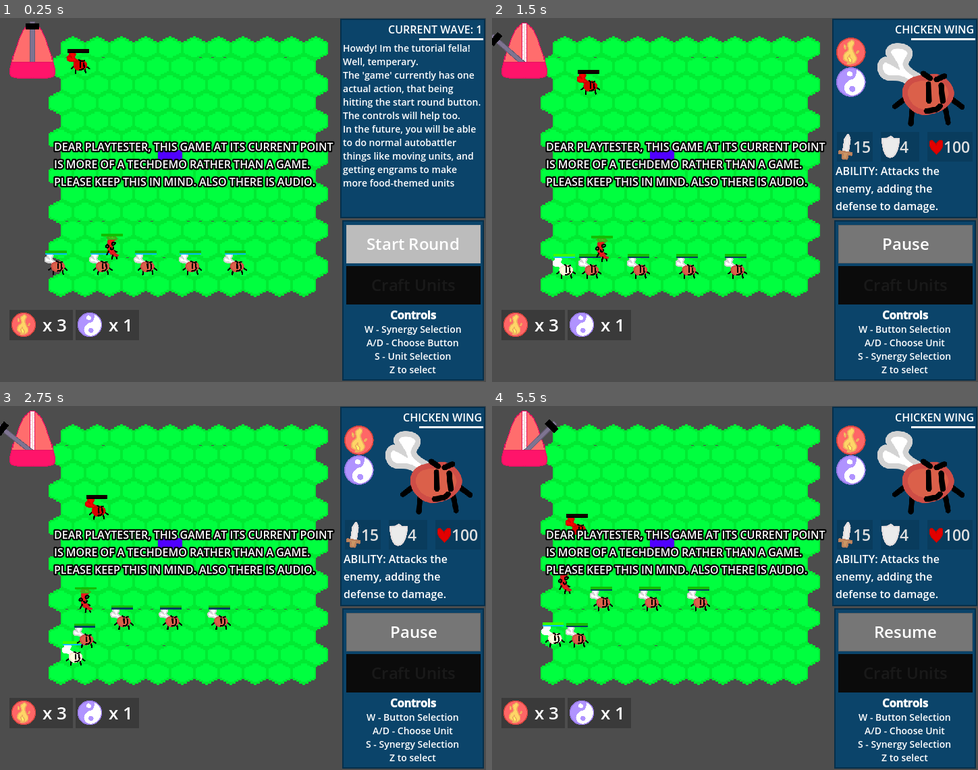
Above: before the commit, frames 1-4 (two rows, left to right).
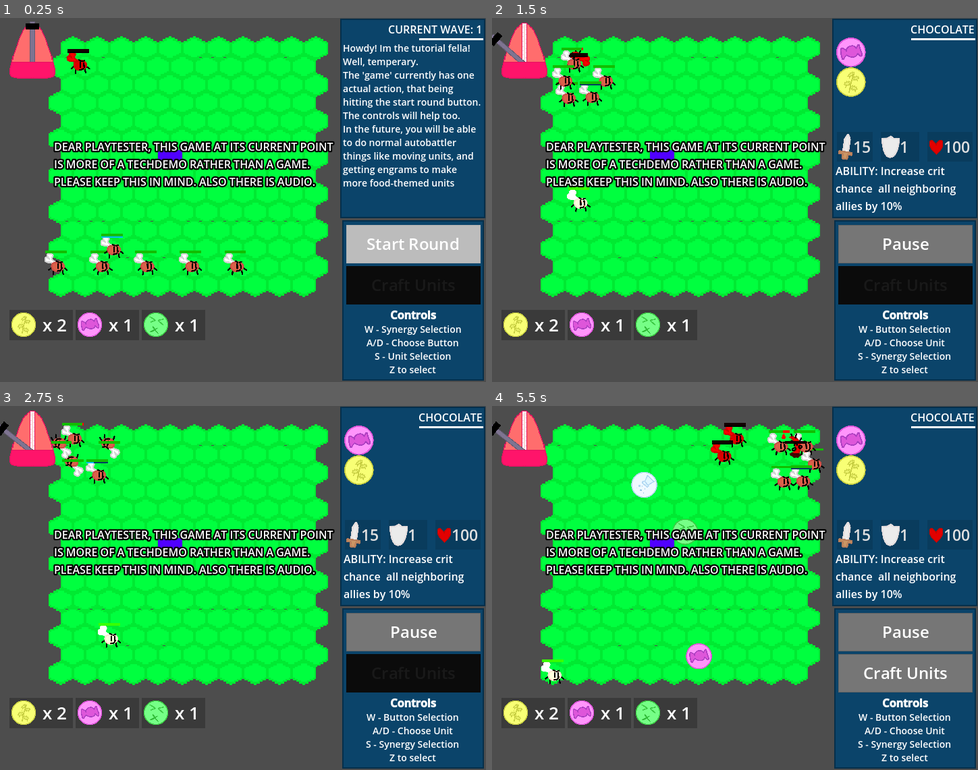
Above: after the commit, the same moments.

Repository: Kaplin86/engrams-of-chaos
Game: Godot game, scene res://main.tscn
The game is run twice, just before and just after one commit, with the same random seed, the same clock (stepped at 60 frames per second) and the same inputs.
Inputs (mouse positions are in pixels of both pictures, inside the frame that each line leads up to):
- Up to frame 1 (0.25 s): no input
- Up to frame 2 (1.5 s): tap Enter at 0.5 s; move the mouse to (841, 181) at 0.52 s; hold Right (ui_right) 0.53-1.28 s; tap Z (confirm) at 0.6, 1.35 s; click (841, 181) at 0.67 s; move the mouse to (637, 218) at 1.27 s; hold Down (ui_down) from 1.28 s (still down)
- Up to frame 3 (2.75 s): move the mouse to (291, 507) at 2.02 s; release Down (ui_down) at 2.03 s; hold Right (ui_right) from 2.03 s (still down); tap X (deny) at 2.1 s; tap Z (confirm) at 2.3 s
- Up to frame 4 (5.5 s): move the mouse to (710, 660) at 2.77 s; release Right (ui_right) at 2.78 s; hold Up (ui_up) 2.78-3.53 s; tap Z (confirm) at 2.85, 3.5, 3.6, 4.25, 4.55, 5.1 s; click (710, 660) at 2.92 s; move the mouse to (880, 642) at 3.52 s; hold Left (ui_left) 3.53-5.03 s; move the mouse to (589, 533) at 4.27 s; tap X (deny) at 4.35 s; move the mouse to (759, 588) at 5.02 s; hold Down (ui_down) from 5.03 s (still down); click (759, 588) at 5.17 s

The runs differ from the first frame. In frame 1, 1.1% of the frame differs, in the area x 2-51%, y 60-88%; in frame 2, 6.6%; in frame 3, 6.6%; in frame 4, 11%, in the area x 0-100%, y 2-88%.

Commit message:
24 hour
I added citrus unit and chocolate unit, alongside jumping to enemys for bitter synergy. Also apparently my synergy thing wasnt actually running. like at all. I forgot to hook up the startFight function with the button press, but instead just had a singular turning on of the tick timer

Diff:
--- a/gameManager.gd
+++ b/gameManager.gd
@@ -29,8 +29,8 @@
 	generateEnemyTeam()
 
 	for E in range(5):
-		spawnUnit("chicken_wing",Vector2i(E * 2 + 2,14),2)
-	spawnUnit("pepper",Vector2i(1 * 2 + 2,13),2)
+		spawnUnit("chocolate",Vector2i(E * 2 + 2,14),2)
+	spawnUnit("citrus",Vector2i(1 * 2 + 2,13),2)
 
 	$CanvasLayer/UI.visualizeSynergy(calculatesynergies(2))
 	#startFight()
@@ -49,7 +49,11 @@
 
 
 func startFight():
+	print("starting fightz")
+	doneFirstTick = false
 	tickTimer.start()
+
+
 
 	currentSynergyObjects.clear()
 	var NeededSynergies = combine_arrays_unique(calculatesynergies(2).keys(),calculatesynergies(1).keys())
@@ -135,6 +139,7 @@
 		return
 
 	if doneFirstTick == false:
+		print(currentSynergyObjects)
 		doneFirstTick = true
 		for E in currentSynergyObjects:
 
@@ -142,6 +147,7 @@
 				E.firstTick(1,teamSynergyStore[1][E.get_filename()])
 
 			if teamSynergyStore[2].has(E.get_filename()):
+
 				E.firstTick(2,teamSynergyStore[2][E.get_filename()])
 
 	for E in currentSynergyObjects:
@@ -271,7 +277,7 @@
 					"team": E.team
 				})
 
-		tickTimer.start()
+		startFight()
 		$CanvasLayer/UI.textUpdateStartButton("Pause")
 
 
--- a/project.godot
+++ b/project.godot
@@ -39,6 +39,8 @@
 "res://units/blue_cheese/": "red",
 "res://units/cake/": "red",
 "res://units/caramel_cube/": "red",
+"res://units/chocolate/": "red",
+"res://units/citrus/": "red",
 "res://units/fish/": "red",
 "res://units/kimchi/": "red",
 "res://units/mini_cheese/": "red",
--- a/synergyScripts/bitter.gd
+++ b/synergyScripts/bitter.gd
@@ -1 +1,8 @@
 extends BaseSynergy
+func firstTick(team : int ,level): ## This fires at the first tick of battle. The team passed is the team with the synergy, and level refers to the level of synergy that team has.
+	print("THE BITTER LEVEL IS", level)
+	for unit in manager.units:
+		if unit.team == team:
+
+			if level >= 2:
+				unit.jumpToEnemy = true
--- a/units/base_unit/base_unit.gd
+++ b/units/base_unit/base_unit.gd
@@ -35,8 +35,11 @@
 var attackCharge : float = 0 ## The units attack charge serves as a way to know how many times the unit attacks during their tick. Every attack decreases it by 1.
 var trueDamagePercentage : float = 0 ## The percentage of true damage this unit afflicts at the current moment.
 
+var jumpToEnemy := false ## When this is enabled, all movements will attempt to jump to the target rather than walk
+
 var _hideNextTick = false
 var _is_dying = false
+
 
 func _ready() -> void:
 	visualPosition = board.map_to_local(board_position)
@@ -91,9 +94,26 @@
 				$VisualHolder/ManaBar.value = mana
 			else:
 				# MOVE STATE
-				pathfind_and_move(Target.board_position)
+				if jumpToEnemy:
+					var jumpAttempt =attemptToJump(Target.board_position)
+					if jumpAttempt:
+						movePosition(jumpAttempt)
+				else:
+					pathfind_and_move(Target.board_position)
 
 	visualPosition = board.map_to_local(board_position)
+
+func attemptToJump(targetPos : Vector2i): ## Tries to find a place to jump (aka any open neighboring cells of the target). If theres none it returns false.
+	var takenpositionArray = []
+	for unit in gameManagerObject.units:
+		if unit != self:
+			takenpositionArray.append(unit.board_position)
+	for E in directions:
+		var NeighborCell = board.get_neighbor_cell(targetPos,E)
+		if !takenpositionArray.has(NeighborCell):
+			return NeighborCell
+	return false
+
 
 func calculateAttackHits() -> int: ## Calculates how many attack hits the unit does this tick
 	attackCharge += speed
--- /dev/null
+++ b/units/chocolate/chocolate.gd
@@ -0,0 +1,18 @@
+extends BaseUnit
+func castSpell(target):
+	var positionDictionary = {}
+	for E in gameManagerObject.units:
+		positionDictionary[E.board_position] = E
+
+	tryBuff(Vector2i(-1,-1),positionDictionary)
+	tryBuff(Vector2i(-1,0),positionDictionary)
+	tryBuff(Vector2i(-1,1),positionDictionary)
+	tryBuff(Vector2i(0,1),positionDictionary)
+	tryBuff(Vector2i(1,0),positionDictionary)
+	tryBuff(Vector2i(0,-1),positionDictionary)
+
+func tryBuff(offset : Vector2i, positionDictionary):
+	if positionDictionary.has(offset + board_position):
+		var targetedunit : BaseUnit = positionDictionary[offset + board_position]
+		if targetedunit.team == team:
+			targetedunit.CritChance += 0.1
--- /dev/null
+++ b/units/chocolate/chocolate.tscn
@@ -0,0 +1,9 @@
+[gd_scene load_steps=3 format=3 uid="uid://dkcd7pe3ebfcd"]
+
+[ext_resource type="PackedScene" uid="uid://dlce6rwtjimmm" path="res://units/base_unit/base_unit.tscn" id="1_tia8l"]
+[ext_resource type="Script" uid="uid://dp4ahcrruiubk" path="res://units/chocolate/chocolate.gd" id="2_8ks4v"]
+
+[node name="Unit" instance=ExtResource("1_tia8l")]
+script = ExtResource("2_8ks4v")
+description = "ABILITY: Increase crit chance  all neighboring allies by 10%"
+type = "chocolate"
--- /dev/null
+++ b/units/citrus/citrus.gd
@@ -0,0 +1,3 @@
+extends BaseUnit
+func castSpell(target : BaseUnit): ## When the unit reaches max mana, it casts this spell instead of attacking.
+	target.CritChance = 0
--- /dev/null
+++ b/units/citrus/citrus.tscn
@@ -0,0 +1,13 @@
+[gd_scene load_steps=3 format=3 uid="uid://dgnnak8wyd30t"]
+
+[ext_resource type="PackedScene" uid="uid://dlce6rwtjimmm" path="res://units/base_unit/base_unit.tscn" id="1_h3lli"]
+[ext_resource type="Script" uid="uid://bbwvld561ibnp" path="res://units/citrus/citrus.gd" id="2_tucbe"]
+
+[node name="Unit" instance=ExtResource("1_h3lli")]
+script = ExtResource("2_tucbe")
+description = "ABILITY: Target can no longer crit"
+maxHP = 95
+damage = 12
+maxMana = 60
+defense = 7
+type = "citrus"
Not shown, added: units/chocolate/chocolate.gd.uid
Not shown, added: units/citrus/citrus.gd.uid
